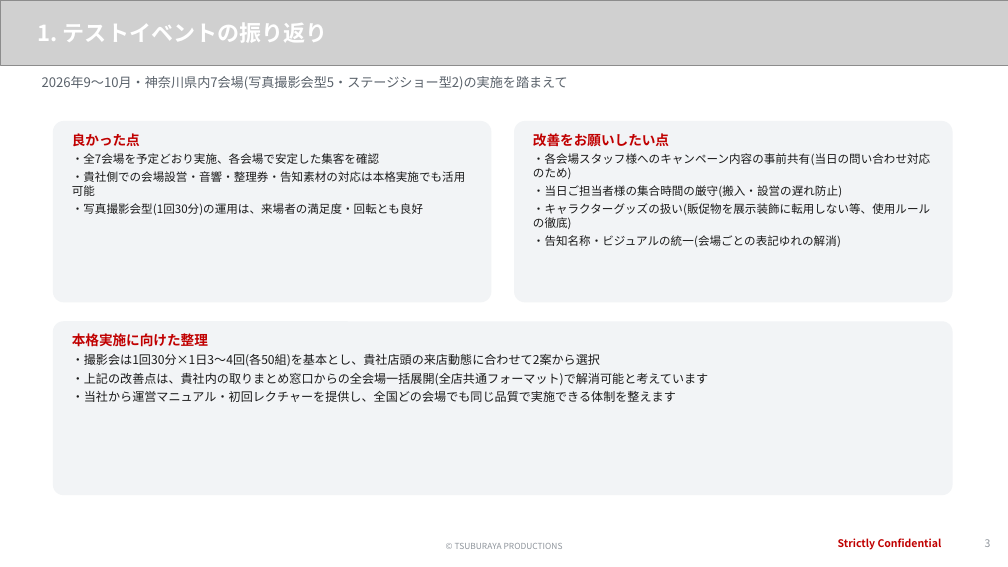
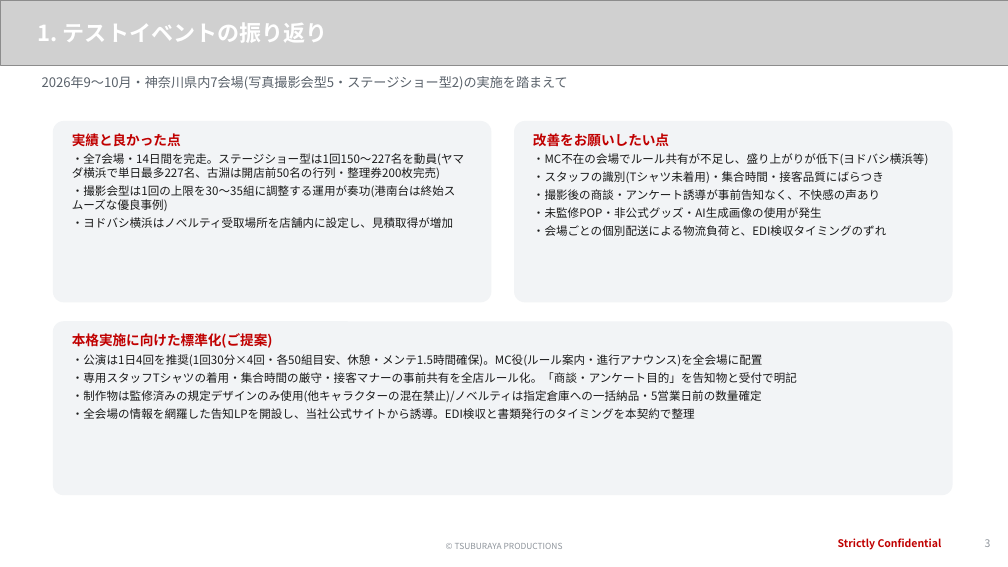
Before and after one commit to hayatoshintani-spe/kessho-lens, a slide deck: slide 3 of docs/proposals/softbank-ultraman-caravan/SB様提示用_1022ミーティング資料.pptx. Drawn at 1008x567 pixels with LibreOffice and Linux fonts; fonts in the diff are those of the drawing; grey boxes stand for pictures. Boxes give left, top, right and bottom in pixels: in the first picture for what was removed or moved away, otherwise in the second. Text is boxed around its words. In the diff, an @@ line names an element or a change of style, - is before the commit and + after.

```diff
--- a/docs/proposals/softbank-ultraman-caravan/SB様提示用_1022ミーティング資料.pptx
+++ b/docs/proposals/softbank-ultraman-caravan/SB様提示用_1022ミーティング資料.pptx
@@ text at (72,133,464,228): text changed @@
-良かった点
-・全7会場を予定どおり実施、各会場で安定した集客を確認
-・貴社側での会場設営・音響・整理券・告知素材の対応は本格実施でも活用可能
-・写真撮影会型(1回30分)の運用は、来場者の満足度・回転とも良好
+実績と良かった点
+・全7会場・14日間を完走。ステージショー型は1回150〜227名を動員(ヤマダ横浜で単日最多227名、古淵は開店前50名の行列・整理券200枚完売)
+・撮影会型は1回の上限を30〜35組に調整する運用が奏功(港南台は終始スムーズな優良事例)
+・ヨドバシ横浜はノベルティ受取場所を店舗内に設定し、見積取得が増加
@@ text at (533,153,929,236): text changed @@
-・各会場スタッフ様へのキャンペーン内容の事前共有(当日の問い合わせ対応のため)
-・当日ご担当者様の集合時間の厳守(搬入・設営の遅れ防止)
-・キャラクターグッズの扱い(販促物を展示装飾に転用しない等、使用ルールの徹底)
-・告知名称・ビジュアルの統一(会場ごとの表記ゆれの解消)
+・MC不在の会場でルール共有が不足し、盛り上がりが低下(ヨドバシ横浜等)
+・スタッフの識別(Tシャツ未着用)・集合時間・接客品質にばらつき
+・撮影後の商談・アンケート誘導が事前告知なく、不快感の声あり
+・未監修POP・非公式グッズ・AI生成画像の使用が発生
+・会場ごとの個別配送による物流負荷と、EDI検収タイミングのずれ
@@ text at (72,333,797,419): text changed; size 11.5 to 11 pt @@
-本格実施に向けた整理
-・撮影会は1回30分×1日3〜4回(各50組)を基本とし、貴社店頭の来店動態に合わせて2案から選択
-・上記の改善点は、貴社内の取りまとめ窓口からの全会場一括展開(全店共通フォーマット)で解消可能と考えています
-・当社から運営マニュアル・初回レクチャーを提供し、全国どの会場でも同じ品質で実施できる体制を整えます
+本格実施に向けた標準化(ご提案)
+・公演は1日4回を推奨(1回30分×4回・各50組目安、休憩・メンテ1.5時間確保)。MC役(ルール案内・進行アナウンス)を全会場に配置
+・専用スタッフTシャツの着用・集合時間の厳守・接客マナーの事前共有を全店ルール化。「商談・アンケート目的」を告知物と受付で明記
+・制作物は監修済みの規定デザインのみ使用(他キャラクターの混在禁止)/ノベルティは指定倉庫への一括納品・5営業日前の数量確定
+・全会場の情報を網羅した告知LPを開設し、当社公式サイトから誘導。EDI検収と書類発行のタイミングを本契約で整理
```
Also in this commit, not shown: 8 other slides changed, 1 slide added, 6 other files.
